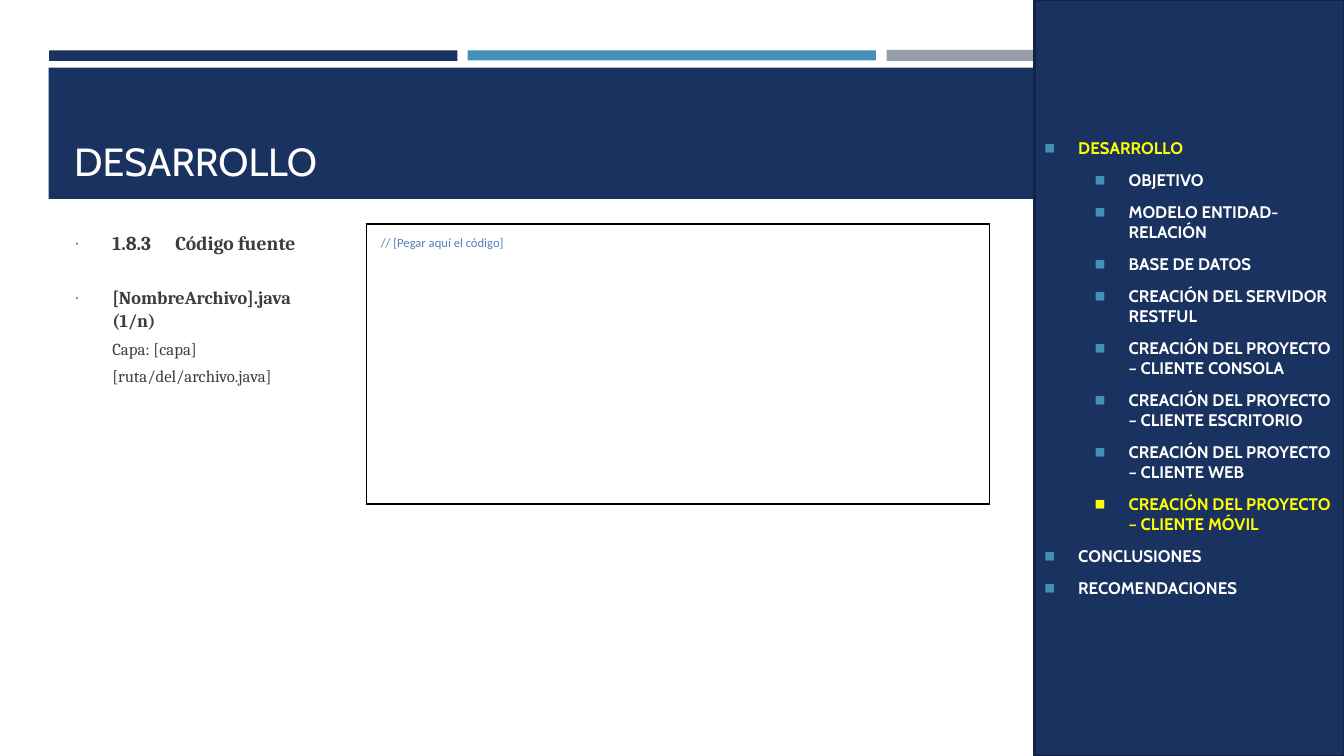
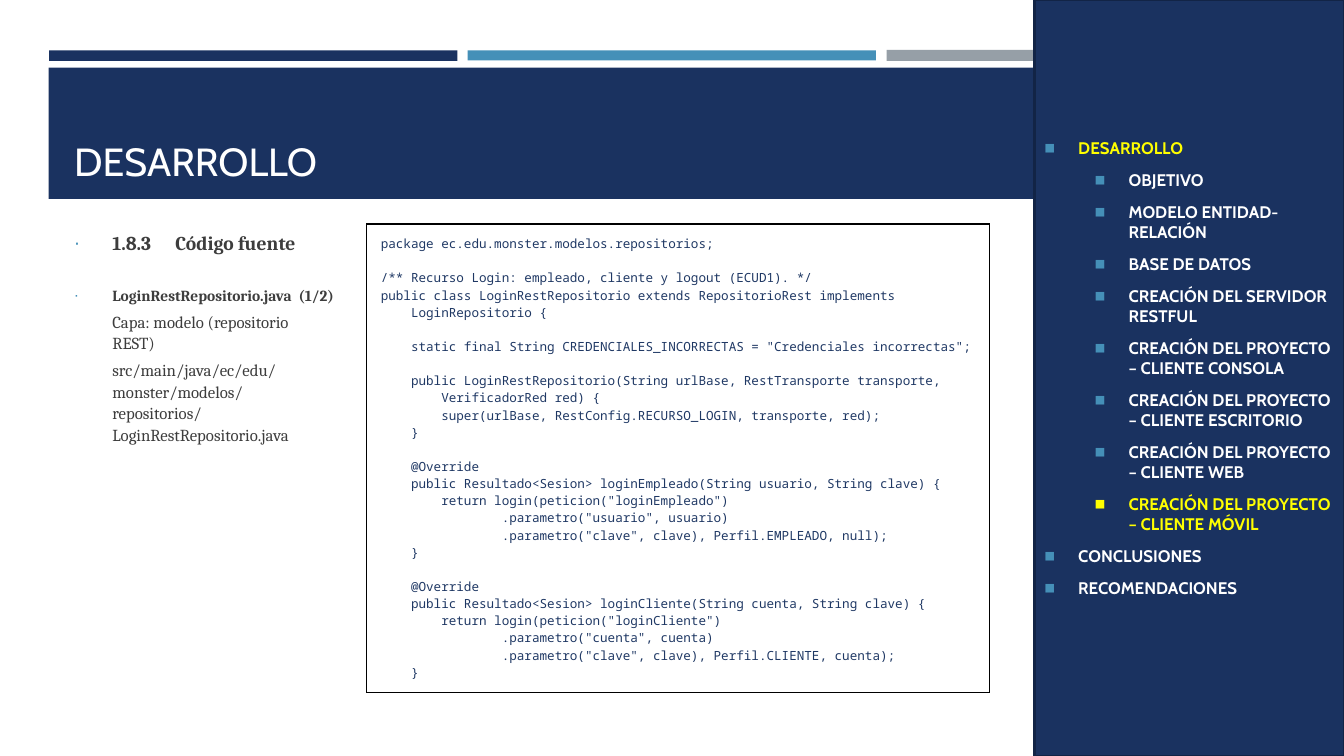
Before and after one commit to IMarcusDev/TI.1.3.-PAO202651_RESTFUL_JAVA_CONBDD_NRC36883_GR04, a slide deck: slide 30 of 05. DOCUMENTACION/PRESENTACION TI.1.3. RESTFUL con BDD en JAVA GR4.pptx (slide 27 before the commit). Drawn at 1344x756 pixels with LibreOffice and Linux fonts; fonts in the diff are those of the drawing. Boxes give left, top, right and bottom in pixels: in the first picture for what was removed or moved away, otherwise in the second. Text is boxed around its words. In the diff, an @@ line names an element or a change of style, - is before the commit and + after.

```diff
--- a/05. DOCUMENTACION/PRESENTACION TI.1.3. RESTFUL con BDD en JAVA GR4.pptx
+++ b/05. DOCUMENTACION/PRESENTACION TI.1.3. RESTFUL con BDD en JAVA GR4.pptx
@@ table at box(367, 224, 990, 667) @@
@@ row 1, column 1: "// [Pegar aquí el código]" to "package ec.edu.monster.modelos.repositorios; / /** Recurso Login: empleado, cliente y logout (ECUD1). */ / public class LoginRestRepositorio extends RepositorioRest implements / LoginRepositorio { / static final String CREDENCIALES_INCORRECTAS = "Credenciales incorrectas"; / public LoginRestRepositorio(String urlBase, RestTransporte transporte, / VerificadorRed red) { / super(urlBase, RestConfig.RECURSO_LOGIN, transporte, red); / } / @Override / public Resultado<Sesion> loginEmpleado(String usuario, String clave) { / return login(peticion("loginEmpleado") / .parametro("usuario", usuario) / .parametro("clave", clave), Perfil.EMPLEADO, null); / } / @Override / public Resultado<Sesion> loginCliente(String cuenta, String clave) { / return login(peticion("loginCliente") / .parametro("cuenta", cuenta) / .parametro("clave", clave), Perfil.CLIENTE, cuenta); / }" @@
@@ text at box(112, 290, 334, 445): text changed @@
-∙ [NombreArchivo].java (1/n)
-Capa: [capa]
-[ruta/del/archivo.java]
+∙ LoginRestRepositorio.java (1/2)
+Capa: modelo (repositorio REST)
+src/main/java/ec/edu/monster/modelos/repositorios/LoginRestRepositorio.java
```
Also in this commit, not shown: 19 other slides changed, 4 slides added.
